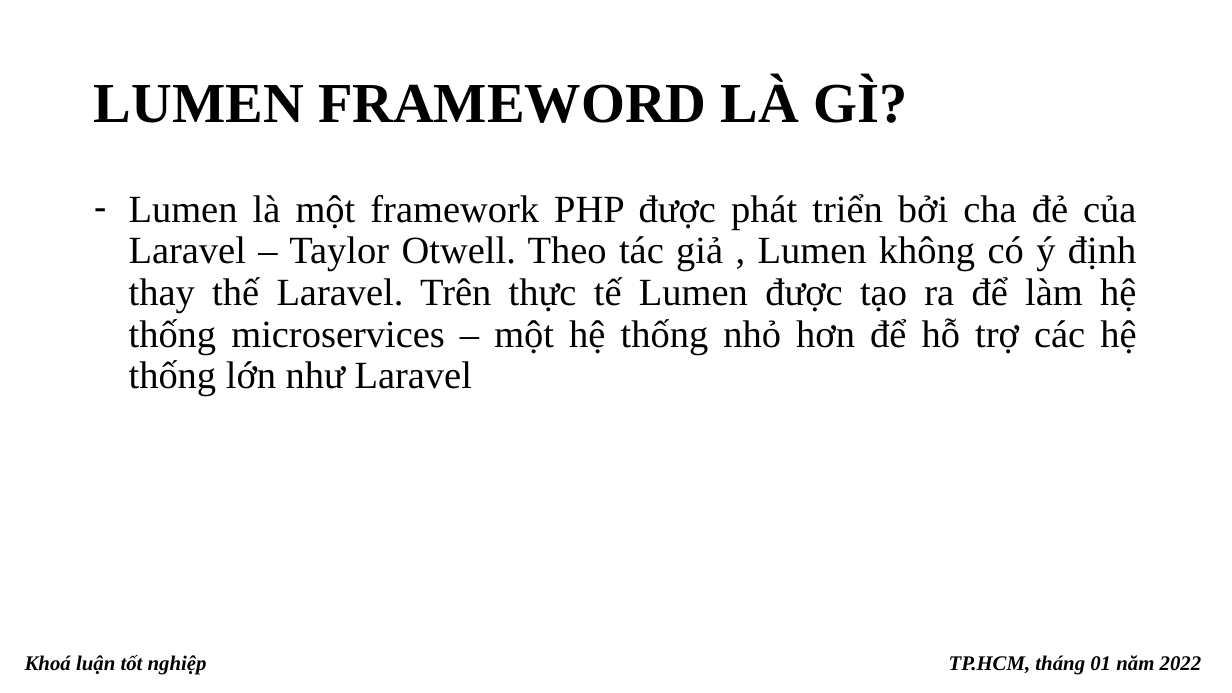
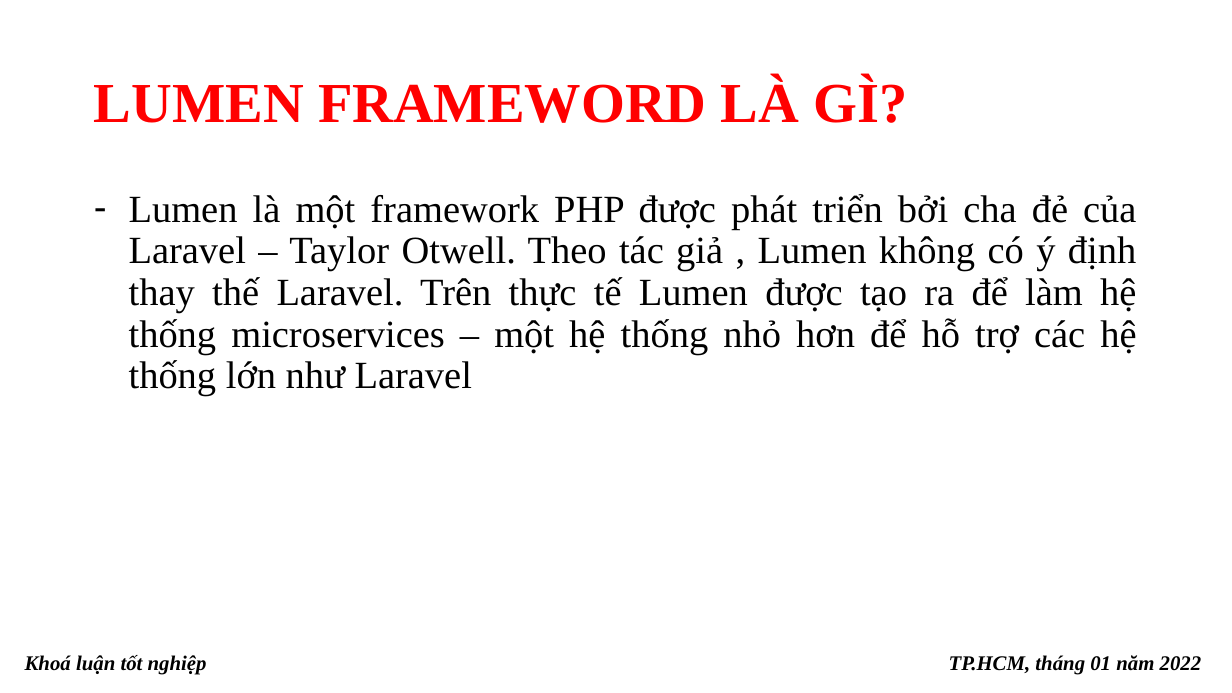
Before and after one commit to khoaluantotnghiep-09dhth-hufi/baocao, a slide deck: slide 9 of ppBaoCao_2.pptx (slide 10 before the commit). Drawn at 1232x693 pixels with LibreOffice and Linux fonts; fonts in the diff are those of the drawing. Boxes give left, top, right and bottom in pixels: in the first picture for what was removed or moved away, otherwise in the second. Text is boxed around its words. In the diff, an @@ line names an element or a change of style, - is before the commit and + after.

```diff
--- a/ppBaoCao_2.pptx
+++ b/ppBaoCao_2.pptx
@@ title "LUMEN FRAMEWORD LÀ GÌ?" at (x1=94, y1=78, x2=907, y2=123): text colour #000000 to #FF0000 @@
```
Also in this commit, not shown: 10 other slides changed, 2 other files.
